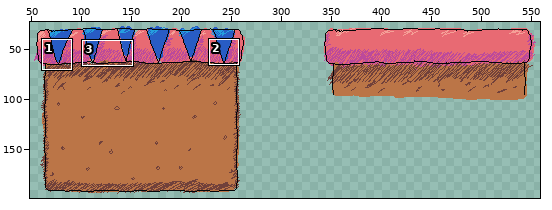
Two states of a pixel-art file, ASSETs/graphics/hubtiles.aseprite. Above, an overview of the earlier version with the close-up marked.
Close-up. Old version:
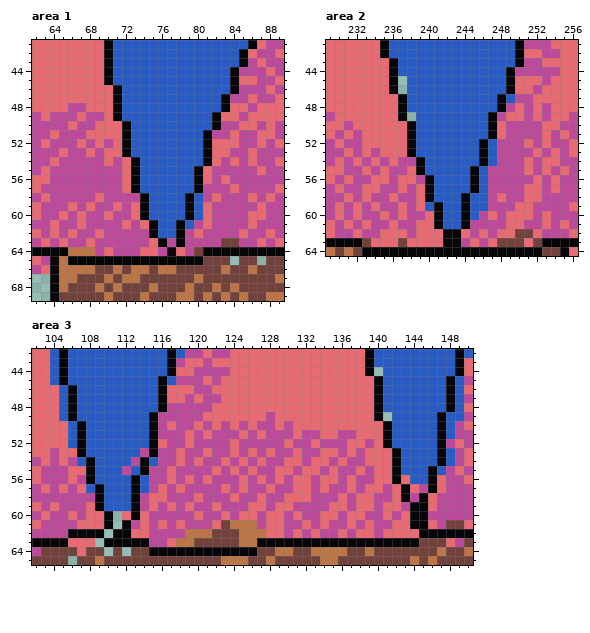
800x800 pixels, 1 frame. Shown: area 1: x 62..89, y 41..69; area 2: x 229..256, y 41..64; area 3: x 102..150, y 42..65. The wide view leaves out empty margins. The commit also changed other parts of the picture, which this record leaves out.
After:
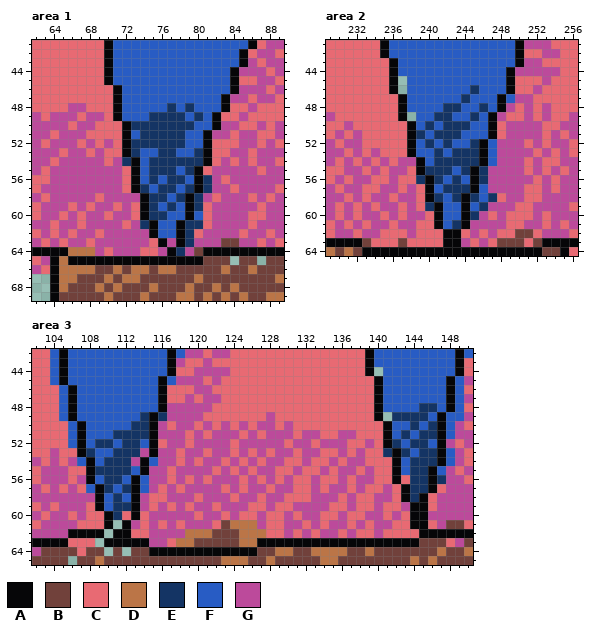
Palette (. is transparent): A #060608  B #71413b  C #e86a73  D #bb7547  E #143464  F #285cc4  G #bc4a9b
The exact change:
Area 1, layer "Layer 2":
y 48: x 77 F -> E; x 79 F -> E
y 49: x 75..78 FFFF -> EEEE; x 80 F -> E
y 50: x 73..79 FFFFFFF -> EEEEEEE
y 51: x 74..78 FFFFF -> EEEEE
y 52: x 73..78 FFFFFF -> EEEEEE
y 53: x 73 F -> E; x 76..77 FF -> EE; x 80 F -> E
y 54: x 72 C -> E; x 75..80 FFFFFF -> EEEEEE
y 55: x 75..77 FFF -> EEE; x 79 F -> E
y 56: x 75 F -> E; x 77..78 FF -> EE; x 81 C -> E
y 57: x 74 F -> E; x 76..77 FF -> EE; x 79 F -> E; x 81 G -> E
y 58: x 75..76 FF -> EE; x 78 F -> E; x 80 F -> E
y 59: x 75 F -> E; x 77 F -> E; x 80 F -> E
y 60: x 75..76 FF -> EE
y 61: x 74 C -> E; x 79..80 FG -> EE
y 62..63: x 79 G -> E
y 64: x 78 C -> E
Area 2, layer "Layer 2":
y 46: x 245 F -> E
y 47: x 244 F -> E
y 48: x 242..243 FF -> EE; x 246 F -> E
y 49: x 241..242 FF -> EE; x 245 F -> E
y 50: x 240 F -> E; x 242..244 FFF -> EEE
y 51: x 239 F -> E; x 241..243 FFF -> EEE
y 52: x 240 F -> E; x 242 F -> E; x 245 F -> E
y 53: x 241 F -> E; x 243..245 FFF -> EEE
y 54: x 241..245 FFFFF -> EEEEE
y 55: x 240..242 FFF -> EEE; x 244 F -> E; x 246 F -> E
y 56: x 239 G -> E; x 241 F -> E; x 243 F -> E; x 246 F -> E
y 57: x 242..244 FFF -> EEE
y 58: x 241 F -> E; x 243 F -> E; x 245 F -> E; x 247 G -> E
y 59: x 240 F -> E; x 246 F -> E
y 60: x 245 F -> E
y 61: x 243 F -> E
Area 3, layer "Layer 2":
y 48: x 145..146 FF -> EE
y 49: x 114 F -> E; x 116 G -> E; x 142..145 FFFF -> EEEE
y 50: x 113..114 FF -> EE; x 144 F -> E; x 146 F -> E
y 51: x 111..114 FFFF -> EEEE; x 143 F -> E; x 145..146 FF -> EE
y 52: x 109..110 FF -> EE; x 112..113 FF -> EE; x 142 F -> E; x 144..145 FF -> EE
y 53: x 108 F -> E; x 111..113 FFF -> EEE; x 141 C -> E; x 143 F -> E; x 145..146 FF -> EE
y 54: x 110..112 FFF -> EEE; x 144..146 FFF -> EEE
y 55: x 109..112 FFFG -> EEEE; x 144..145 FF -> EE
y 56: x 110..111 FF -> EE; x 144..145 FF -> EE; x 147 C -> E
y 57: x 110 F -> E; x 112 F -> E; x 144..145 CG -> EE
y 58: x 111 F -> E; x 144 G -> E
y 59: x 111..112 FF -> EE
y 60: x 111 . -> E
Changed places in both close-ups, as pixel boxes (x1, y1, x2, y2):
changed: (122, 103, 212, 256)
changed: (416, 85, 497, 229)
changed: (383, 403, 446, 502)
changed: (86, 412, 167, 520)
